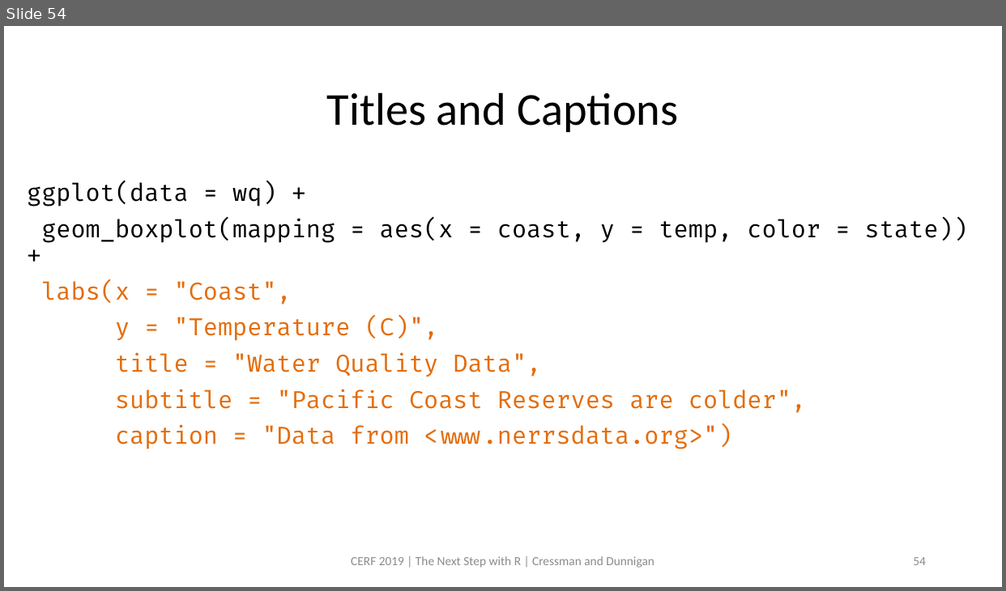
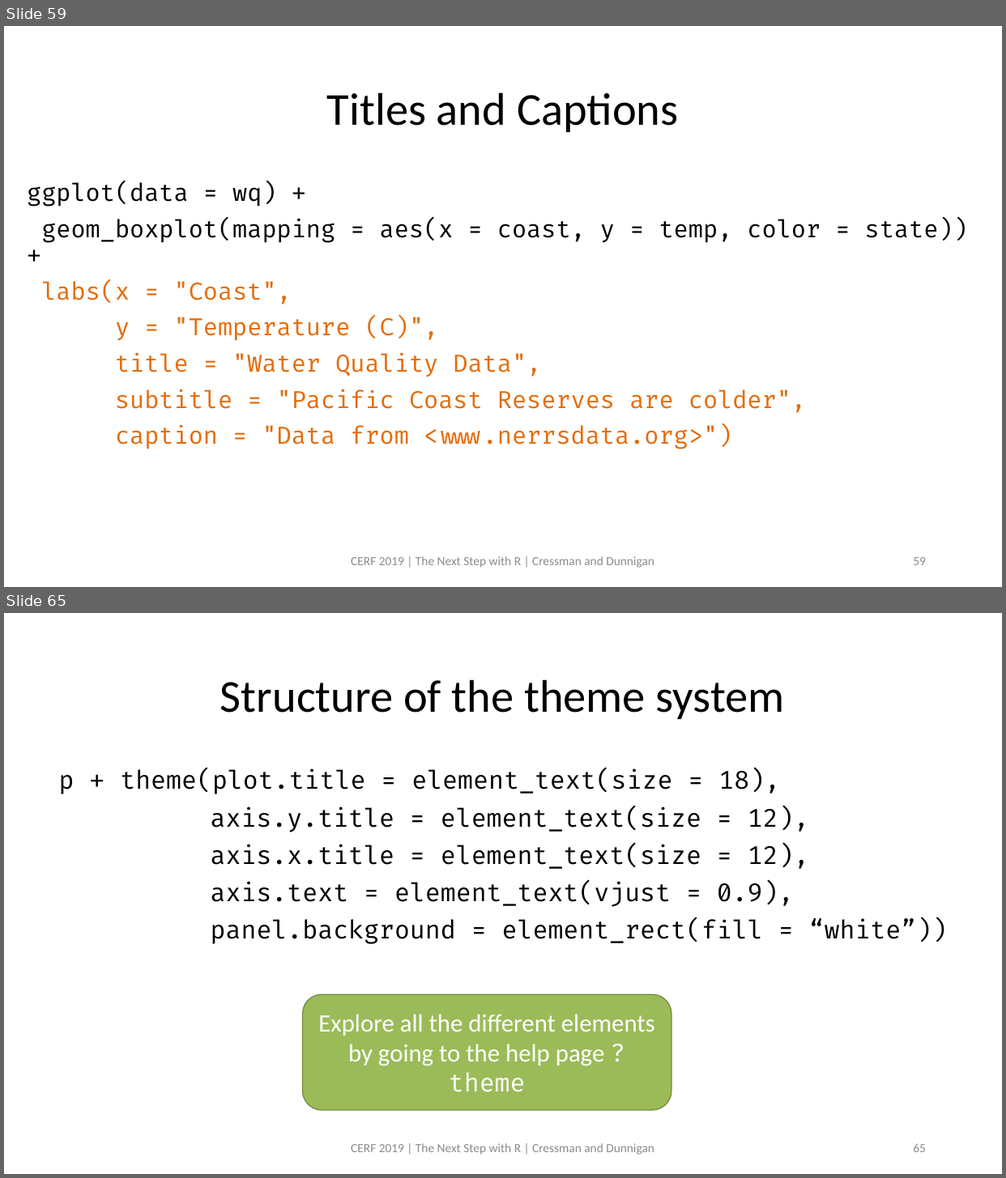
Before and after one commit to swmpkim/2019_CERF, a slide deck: slides/01_Visualize.pptx. Shown one above the other, each under a label of ours: slide 54 before the commit, slides 59 and 65 after it; the slides between them are not shown. The pictures are 1006x591 and 1006x1178 pixels, drawn with LibreOffice and Linux fonts; fonts in the diff are those of the drawing. Boxes give left, top, right and bottom in pixels: in the first picture for what was removed or moved away, otherwise in the second. Text is boxed around its words. In the diff, an @@ line names an element or a change of style, - is before the commit and + after.

```diff
--- a/slides/01_Visualize.pptx
+++ b/slides/01_Visualize.pptx
@@ slide 65 added at bbox=[4, 613, 1002, 1174], background #FFFFFF @@
@@ title added at bbox=[220, 679, 785, 719], 44 pt, text #000000 @@
+Structure of the theme system
@@ text added at bbox=[59, 769, 948, 944], 24 pt, text #000000 @@
+p + theme(plot.title = element_text(size = 18),
+axis.y.title = element_text(size = 12),
+axis.x.title = element_text(size = 12),
+axis.text = element_text(vjust = 0.9),
+panel.background = element_rect(fill = “white”))
@@ rounded rectangle added at bbox=[303, 995, 671, 1110], fill #9BBB59, outline #738A42 1 pt, 24 pt, text #FFFFFF @@
+Explore all the different elements by going to the help page ?theme
@@ text added at bbox=[351, 1144, 654, 1155], 12 pt, text #8C8C8C @@
+CERF 2019 | The Next Step with R | Cressman and Dunnigan
@@ page number added at bbox=[913, 1144, 926, 1152], 12 pt, text #8C8C8C @@
+65
@@ what was slide 54 is now slide 59 @@
@@ page number at bbox=[913, 557, 926, 565]: text changed @@
-54
+59
```
Also in this commit, not shown: 10 slides changed, 9 other slides added.
